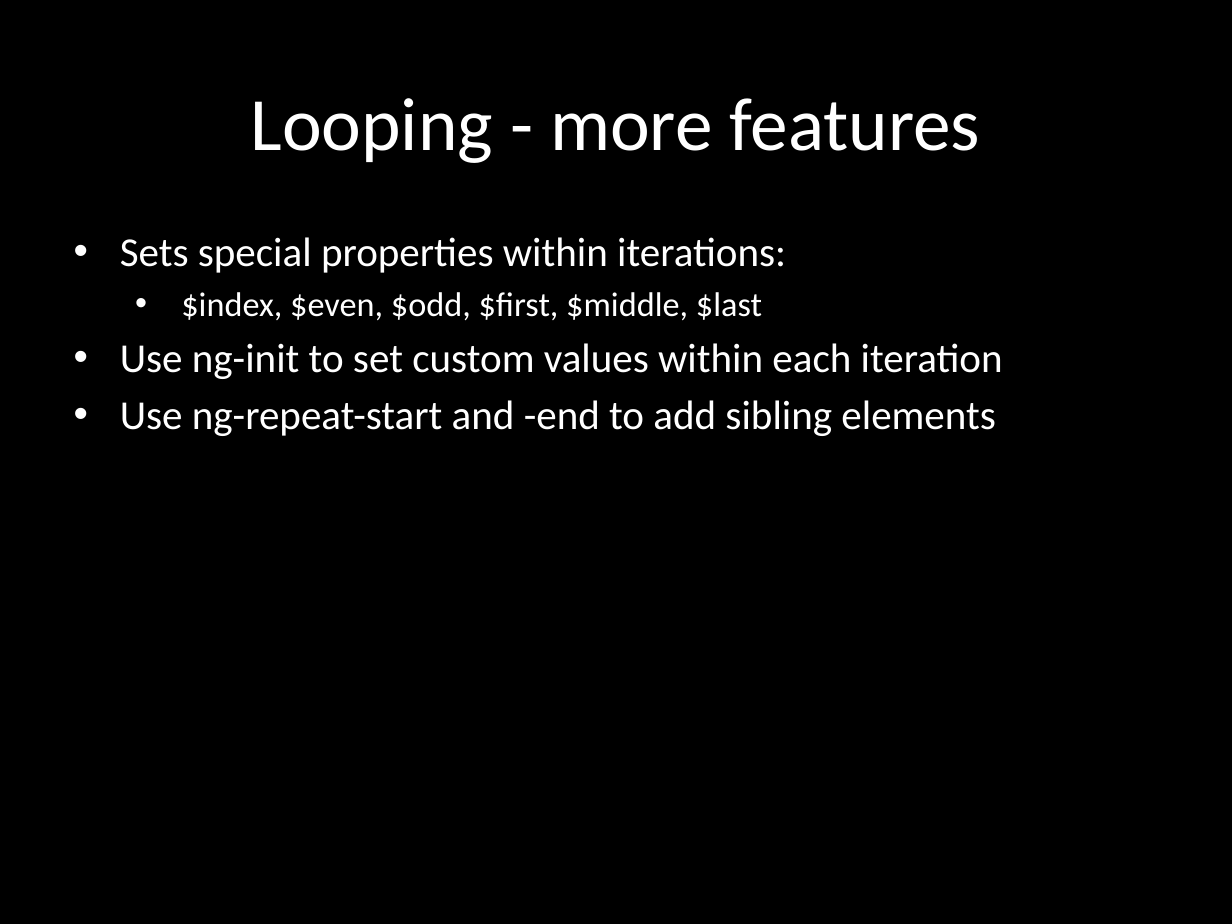
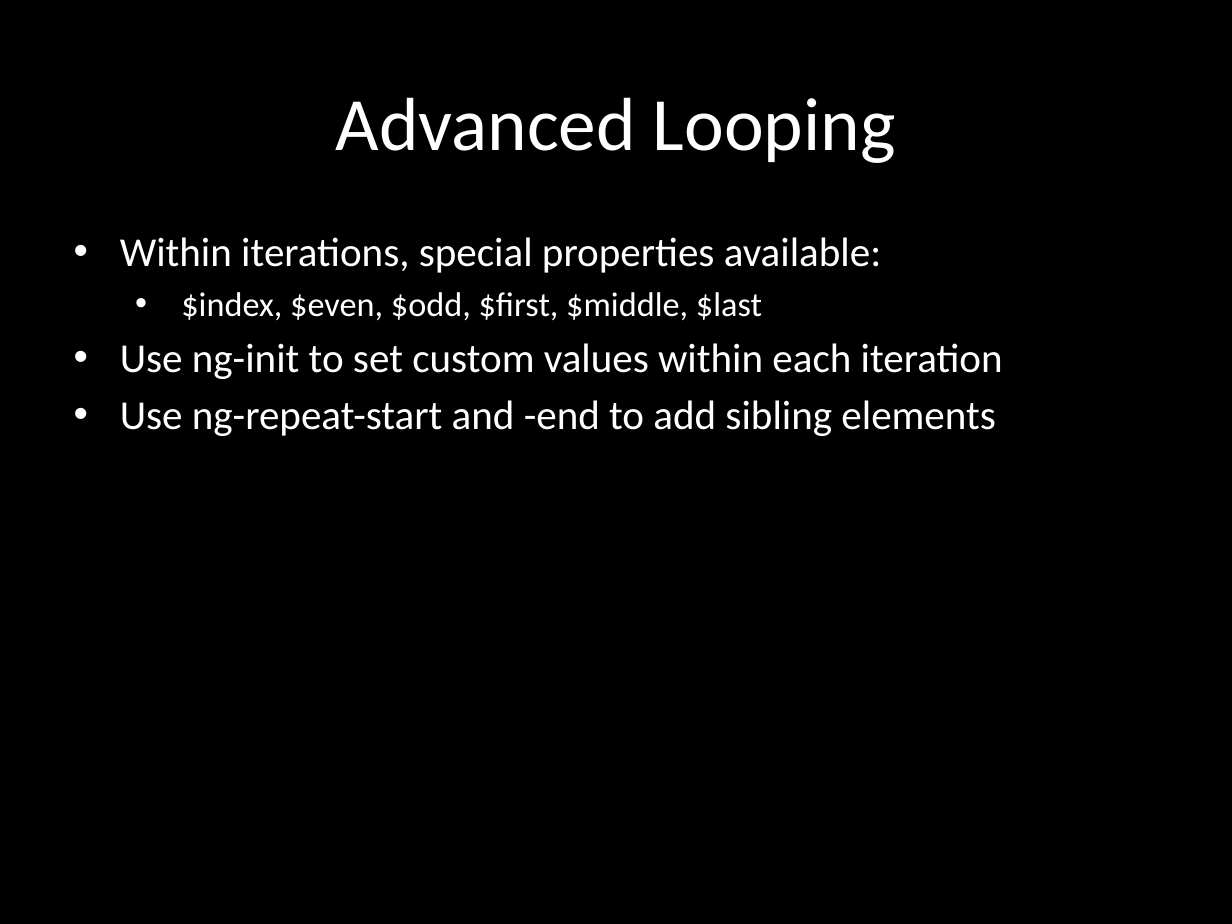
Before and after one commit to eliasjames/training-angular, a slide deck: slide 11 of slides/Angular Slides Day 2.pptx (slide 9 before the commit). Drawn at 1232x924 pixels with LibreOffice and Linux fonts; fonts in the diff are those of the drawing. Boxes give left, top, right and bottom in pixels: in the first picture for what was removed or moved away, otherwise in the second. Text is boxed around its words. In the diff, an @@ line names an element or a change of style, - is before the commit and + after.

```diff
--- a/slides/Angular Slides Day 2.pptx
+++ b/slides/Angular Slides Day 2.pptx
@@ title at [336, 97, 896, 163]: text changed @@
-Looping - more features
+Advanced Looping
@@ subtitle at [120, 237, 881, 273]: text changed @@
-• Sets special properties within iterations:
+• Within iterations, special properties available:
```
Also in this commit, not shown: 8 other slides changed, 4 slides added, 1 slide removed, 1 other file.
